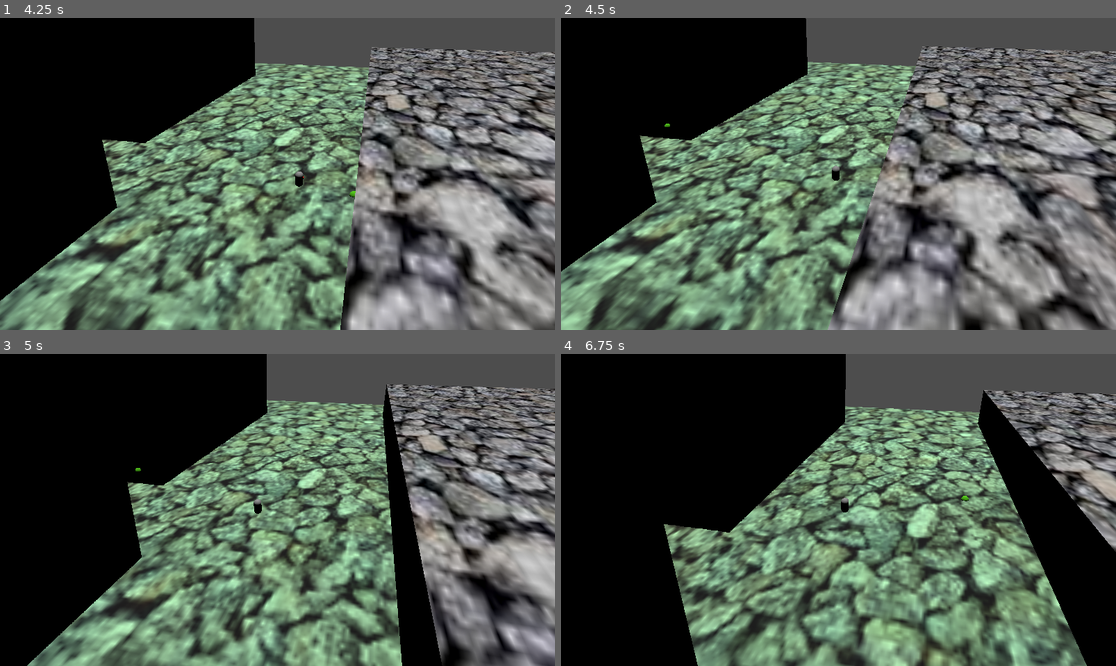
Above: before the commit, frames 1-4 (two rows, left to right).
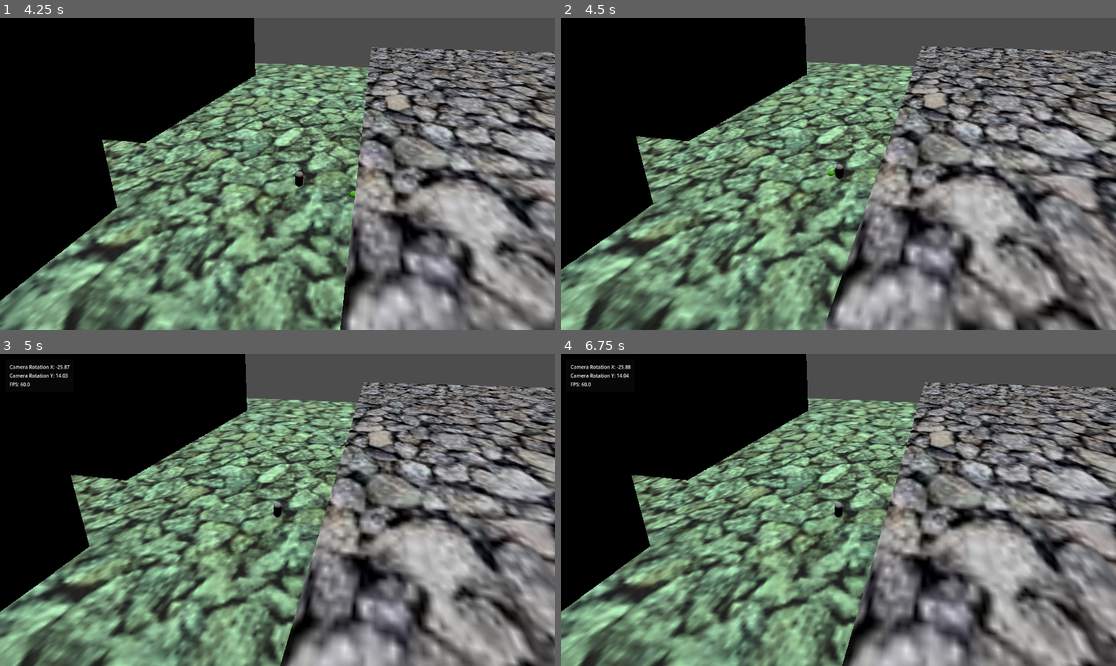
Above: after the commit, the same moments.

Repository: OLIWAPUNK/WSKAZEM
Game: Godot game, scene res://Scenes/World.tscn
The game is run twice, just before and just after one commit, with the same random seed, the same clock (stepped at 60 frames per second) and the same inputs.
Inputs (mouse positions are in pixels of both pictures, inside the frame that each line leads up to):
- Up to frame 1 (4.25 s): move the mouse to (399, 158) at 0.52 s; click (399, 158) at 0.6 s; move the mouse to (166, 189) at 1.27 s; click (166, 189) at 1.35 s; move the mouse to (333, 105) at 2.02 s; click (333, 105) at 2.1 s; move the mouse to (249, 236) at 2.77 s; click (249, 236) at 2.85 s; move the mouse to (444, 220) at 3.52 s; click (444, 220) at 3.6 s; tap Escape (ui_cancel) at 4.15 s
- Up to frame 2 (4.5 s): move the mouse to (672, 127) at 4.27 s; click (672, 127) at 4.35 s
- Up to frame 3 (5 s): tap F1 (debug, bound only after the commit) at 4.9 s
- Up to frame 4 (6.75 s): move the mouse to (866, 510) at 5.02 s; click (866, 510) at 5.1 s; move the mouse to (755, 432) at 5.77 s; click (755, 432) at 5.85 s; move the mouse to (960, 494) at 6.52 s; click (960, 494) at 6.6 s

Frame 1 is identical in both runs. In frame 2, 28% of the frame differs, in the area x 0-100%, y 0-100%; in frame 3, 60%; in frame 4, 64%.

Commit message:
DebugUI z prototypu Iru

Diff:
--- /dev/null
+++ b/Scenes/DebugUI.tscn
@@ -0,0 +1,33 @@
+[gd_scene format=3 uid="uid://dnssxr77f7rrc"]
+
+[ext_resource type="Script" uid="uid://cscocxaj3uitu" path="res://Scripts/debug_manager.gd" id="1_swdn5"]
+
+[sub_resource type="StyleBoxFlat" id="StyleBoxFlat_rwhvy"]
+content_margin_left = 8.0
+content_margin_top = 8.0
+content_margin_right = 8.0
+content_margin_bottom = 8.0
+bg_color = Color(0.08078333, 0.08078336, 0.08078327, 0.36078432)
+
+[node name="DebugUI" type="Control" unique_id=291713284]
+layout_mode = 3
+anchors_preset = 15
+anchor_right = 1.0
+anchor_bottom = 1.0
+grow_horizontal = 2
+grow_vertical = 2
+mouse_filter = 1
+
+[node name="PanelContainer" type="PanelContainer" parent="." unique_id=1005798799]
+layout_mode = 0
+offset_left = 12.0
+offset_top = 12.0
+offset_right = 43.999916
+offset_bottom = 44.0
+theme_override_styles/panel = SubResource("StyleBoxFlat_rwhvy")
+
+[node name="VBoxContainer" type="VBoxContainer" parent="PanelContainer" unique_id=1102839900]
+layout_mode = 2
+
+[node name="DebugManager" type="Node" parent="." unique_id=1425962879]
+script = ExtResource("1_swdn5")
--- a/Scenes/World.tscn
+++ b/Scenes/World.tscn
@@ -6,6 +6,7 @@
 [ext_resource type="Script" uid="uid://bw67bkw8ycju0" path="res://Scripts/CameraScripts/camera_movement.gd" id="1_j0p05"]
 [ext_resource type="Script" uid="uid://bk4qdfln5185h" path="res://Scripts/CameraScripts/camera_zone_manager.gd" id="5_45d1s"]
 [ext_resource type="PackedScene" uid="uid://dlepneomk2mjd" path="res://Scenes/CameraZone.tscn" id="5_y7y61"]
+[ext_resource type="PackedScene" uid="uid://dnssxr77f7rrc" path="res://Scenes/DebugUI.tscn" id="7_y7y61"]
 
 [sub_resource type="NavigationMesh" id="NavigationMesh_45d1s"]
 vertices = PackedVector3Array(-99.5, 0.49782372, -77, -88.25, 0.49782372, -76.75, -88, 0.49782372, -78.5, -99.5, 0.4978 …(3378 unchanged characters)…
@@ -161,6 +162,8 @@
 transform = Transform3D(1, 0, 0, 0, 1, 0, 0, 0, 1, -11.63717, 0, 0)
 mesh = SubResource("SphereMesh_y7y61")
 
+[node name="DebugUI" parent="." unique_id=1958388161 instance=ExtResource("7_y7y61")]
+
 [editable path="CameraNode/CameraZoneManager/CameraZone"]
 [editable path="CameraNode/CameraZoneManager/CameraZone2"]
 [editable path="CameraNode/CameraZoneManager/CameraZone3"]
--- a/Scripts/CameraScripts/camera_manager.gd
+++ b/Scripts/CameraScripts/camera_manager.gd
@@ -21,3 +21,11 @@
 	zone_manager.connect("zone_changed", camera_movement.new_camera_zone)
 	default_camera_zone.disable_collisions()
 	default_camera_zone.smoothing_priority = int(-INF)
+
+
+
+func _physics_process(_delta: float) -> void:
+
+	#Global.debug.add_debug_property("Camera Zoom", snapped(1.0 - Util.normalize(spring_arm.spring_length, 2.0, 10.0), 0.01), 1)
+	Global.debug.add_debug_property("Camera Rotation X", snapped(rad_to_deg(camera_movement.camera_node.rotation.x), 0.01), 1)
+	Global.debug.add_debug_property("Camera Rotation Y", snapped(rad_to_deg(camera_movement.camera_node.rotation.y), 0.01), 1)
--- /dev/null
+++ b/Scripts/debug_manager.gd
@@ -0,0 +1,34 @@
+class_name Debug
+extends Node
+
+var props: Array
+
+@onready var debug_ui: Control = $".."
+
+@onready var container = $'../PanelContainer/VBoxContainer'
+
+func _ready() -> void:
+	Global.debug = self
+	debug_ui.visible = false
+
+func _input(event: InputEvent):
+	if event.is_action_pressed("debug"):
+		debug_ui.visible = not debug_ui.visible
+		get_viewport().set_input_as_handled()
+
+func add_debug_property(id: StringName, value, update_every_frames: int):
+	if not debug_ui.visible:
+		return
+
+	if props.has(id):
+		@warning_ignore("integer_division")
+		if Time.get_ticks_msec() / 16 % update_every_frames == 0:
+			var target = container.find_child(id, true, false) as Label
+			target.text = id + ": " + str(value)
+	else:
+		var prop = Label.new()
+		prop.name = id
+		prop.text = id + ": " + str(value)
+		prop.add_theme_font_size_override("font_size", 10)
+		props.append(id)
+		container.add_child(prop)
--- /dev/null
+++ b/Scripts/main.gd
@@ -0,0 +1,13 @@
+extends Node
+
+static var debug : Debug
+
+func _process(_delta: float) -> void:
+	debug.add_debug_property("FPS", Engine.get_frames_per_second(), 60)
+
+func _unhandled_input(event: InputEvent) -> void:
+	if event.is_action_pressed("ui_cancel"):
+		if Input.get_mouse_mode() == Input.MOUSE_MODE_VISIBLE:
+			Input.set_mouse_mode(Input.MOUSE_MODE_CAPTURED)
+		else:
+			Input.set_mouse_mode(Input.MOUSE_MODE_VISIBLE)
--- a/Scripts/player_movement.gd
+++ b/Scripts/player_movement.gd
@@ -40,6 +40,8 @@
 	player.rotation = target_rotation
 
 	player.velocity = direction * MOVEMENT_SPEED
+	Global.debug.add_debug_property("Velocity", snapped(player.velocity.length(), 0.01), 1)
+
 	player.move_and_slide()
 
 func _on_navigation_agent_finished() -> void:
--- a/project.godot
+++ b/project.godot
@@ -8,11 +8,20 @@
 
 config_version=5
 
+[animation]
+
+compatibility/default_parent_skeleton_in_mesh_instance_3d=true
+
 [application]
 
 config/name="Wskazem"
 run/main_scene="res://Scenes/World.tscn"
 config/features=PackedStringArray("4.6", "Forward Plus")
+config/icon="res://icon.svg"
+
+[autoload]
+
+Global="*uid://ba0omadxyyp6e"
 
 [gdunit4]
 
@@ -51,3 +60,8 @@
 "events": [Object(InputEventMouseButton,"resource_local_to_scene":false,"resource_name":"","device":-1,"window_id":0,"a …(258 unchanged characters)…
 ]
 }
+debug={
+"deadzone": 0.2,
+"events": [Object(InputEventKey,"resource_local_to_scene":false,"resource_name":"","device":-1,"window_id":0,"alt_pressed":false,"shift_pressed":false,"ctrl_pressed":false,"meta_pressed":false,"pressed":false,"keycode":0,"physical_keycode":4194332,"key_label":0,"unicode":0,"location":0,"echo":false,"script":null)
+]
+}
Not shown, added: Scripts/debug_manager.gd.uid
Not shown, added: Scripts/main.gd.uid
